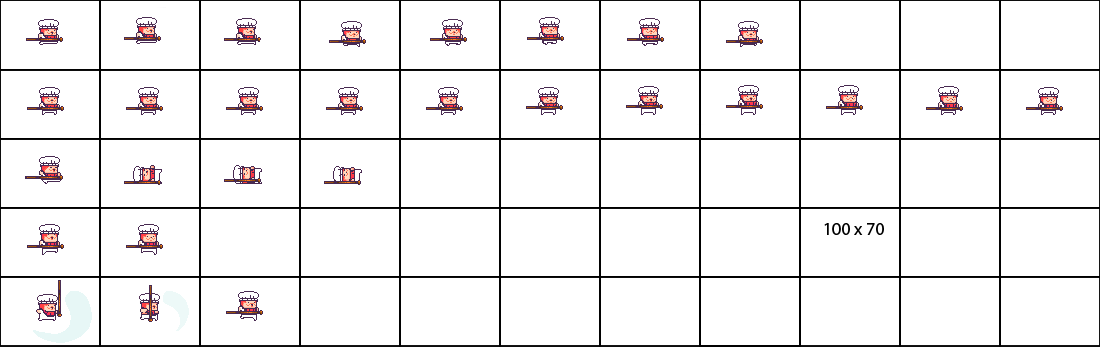
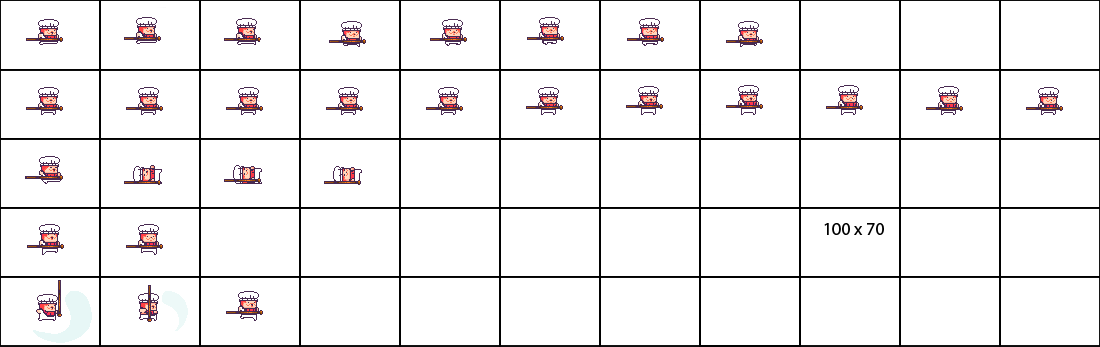
Layer changes from the first 1100px x 347px image to the second:
painted on "Layer 3" over 138, 285, 189, 331
painted on "Layer 1" over 26, 87, 64, 115
